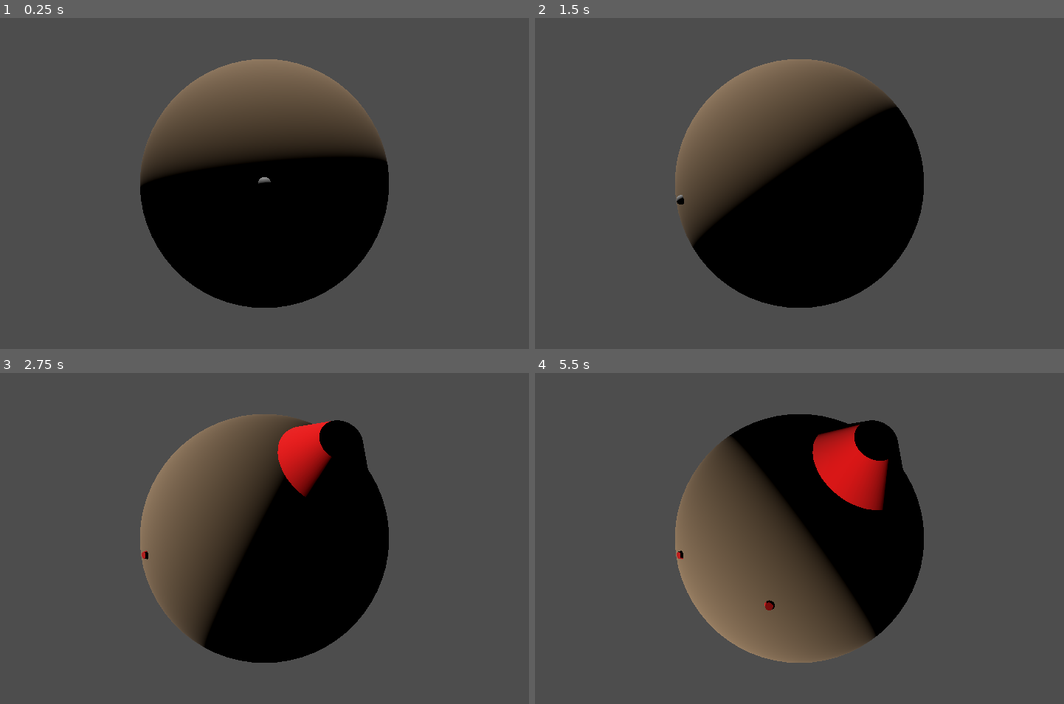
Above: before the commit, frames 1-4 (two rows, left to right).
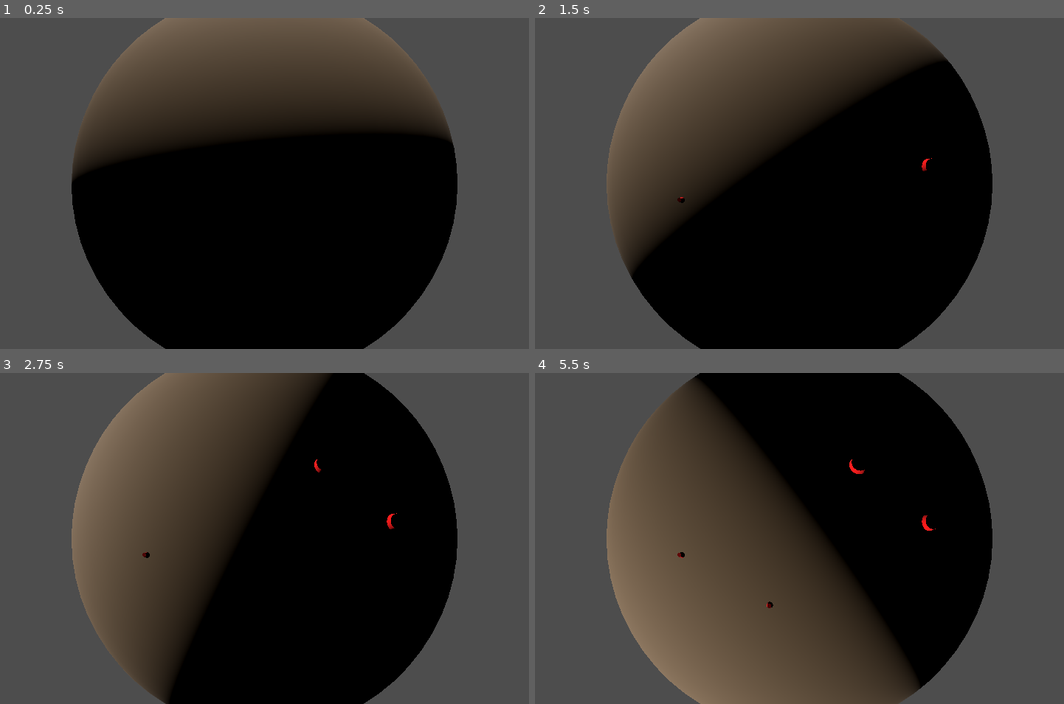
Above: after the commit, the same moments.

Repository: ShadowCurse/gmtk_2024
Game: Godot game, scene res://solar_system.tscn
Same seed, same stepped clock (60 frames per second), same inputs: the game is played once before the commit and once after it.
Inputs (mouse positions are in pixels of both pictures, inside the frame that each line leads up to):
- Up to frame 1 (0.25 s): no input
- Up to frame 2 (1.5 s): move the mouse to (931, 166) at 0.52 s; tap W (place_hub) at 0.6 s; click (931, 166) at 0.67 s; move the mouse to (683, 200) at 1.27 s; tap Q (place_resource) at 1.35 s; click (683, 200) at 1.42 s
- Up to frame 3 (2.75 s): move the mouse to (322, 465) at 2.02 s; tap W (place_hub) at 2.1 s; click (322, 465) at 2.17 s
- Up to frame 4 (5.5 s): move the mouse to (767, 604) at 2.77 s; tap Q (place_resource) at 2.85, 4.35 s; click (767, 604) at 2.92 s; move the mouse to (974, 588) at 3.52 s; tap W (place_hub) at 3.6, 5.1 s; click (974, 588) at 3.67 s; move the mouse to (624, 488) at 4.27 s; click (624, 488) at 4.42 s; move the mouse to (831, 538) at 5.02 s; click (831, 538) at 5.17 s

The runs differ from the first frame. In frame 1, 40% of the frame differs, in the area x 13-87%, y 0-100%; in frame 2, 41%; in frame 3, 42%; in frame 4, 39%.

Commit message:
update size of objects

Diff:
--- a/hub.tscn
+++ b/hub.tscn
@@ -3,7 +3,9 @@
 [ext_resource type="Script" path="res://hub.gd" id="1_5l4hg"]
 
 [sub_resource type="CylinderMesh" id="CylinderMesh_sjeqg"]
-bottom_radius = 2.0
+top_radius = 2.0
+bottom_radius = 2.5
+height = 3.0
 
 [sub_resource type="StandardMaterial3D" id="StandardMaterial3D_eh3hh"]
 
--- a/planet.gd
+++ b/planet.gd
@@ -5,18 +5,18 @@
 @export var resource_hub_scene: PackedScene
 
 @export var axis_rotation_speed: float = 0.1
-@export var camera_speed: float = 0.005
+@export var camera_speed: float = 0.001
 @export var camera_follow_speed: float = 40.0
-@export var camera_zoom_speed: float = 0.5
-@export var camera_distance: float = 10.0
-@export var camera_max_distance: float = 50.0
-@export var camera_min_distance: float = 6.0
+@export var camera_zoom_speed: float = 5.0
+@export var camera_distance: float = 150.0
+@export var camera_max_distance: float = 500.0
+@export var camera_min_distance: float = 120.0
 
 @onready var planet_mesh: MeshInstance3D = $planet_mesh
 @onready var camera_3d: Camera3D = $Camera3D
 @onready var debug_cursor = $debug_cursor
 
-var planet_radius: float = 0.5
+var planet_radius: float = 100.0
 var mouse_input: Vector2
 
 var camera_theta: float = 0.0
@@ -53,7 +53,7 @@
 
 	var desc = pow(ray_direction.dot(ray_origin - planet_mesh.global_position), 2) \
 	 		 - pow((ray_origin - planet_mesh.global_position).length(), 2) \
-			 + pow(planet_mesh.scale.x * planet_radius, 2)
+			 + pow(planet_radius, 2)
 	if desc >= 0.0:
 		#var d1 = -ray_direction.dot(ray_origin - planet_mesh.global_position) + sqrt(desc)
 		var d2 = -ray_direction.dot(ray_origin - planet_mesh.global_position) - sqrt(desc)
@@ -82,11 +82,11 @@
 
 func _unhandled_input(event)-> void:
 	if Input.is_mouse_button_pressed(MOUSE_BUTTON_WHEEL_UP):
-		camera_distance -= 0.5
+		camera_distance -= camera_zoom_speed
 		if camera_distance < camera_min_distance:
 			camera_distance = camera_min_distance
 	if Input.is_mouse_button_pressed(MOUSE_BUTTON_WHEEL_DOWN):
-		camera_distance += 0.5
+		camera_distance += camera_zoom_speed
 		if camera_max_distance < camera_distance:
 			camera_distance = camera_max_distance
 
--- a/planet.tscn
+++ b/planet.tscn
@@ -5,6 +5,8 @@
 [ext_resource type="PackedScene" uid="uid://c1c8vwy6pw21f" path="res://hub.tscn" id="3_7mvm5"]
 
 [sub_resource type="SphereMesh" id="SphereMesh_h2q1y"]
+radius = 100.0
+height = 200.0
 
 [sub_resource type="StandardMaterial3D" id="StandardMaterial3D_a0vee"]
 albedo_color = Color(0.60349, 0.491257, 0.364056, 1)
@@ -17,7 +19,6 @@
 resource_hub_scene = ExtResource("3_7mvm5")
 
 [node name="planet_mesh" type="MeshInstance3D" parent="."]
-transform = Transform3D(10, 0, 0, 0, 10, 0, 0, 0, 10, 0, 0, 0)
 mesh = SubResource("SphereMesh_h2q1y")
 surface_material_override/0 = SubResource("StandardMaterial3D_a0vee")
 
--- a/resource_point.tscn
+++ b/resource_point.tscn
@@ -2,9 +2,8 @@
 
 [ext_resource type="Script" path="res://resource_point.gd" id="1_2mhy5"]
 
-[sub_resource type="CylinderMesh" id="CylinderMesh_gcggm"]
-bottom_radius = 0.8
-height = 1.0
+[sub_resource type="CylinderMesh" id="CylinderMesh_awvo5"]
+bottom_radius = 1.0
 
 [sub_resource type="StandardMaterial3D" id="StandardMaterial3D_6f8tp"]
 
@@ -12,6 +11,5 @@
 script = ExtResource("1_2mhy5")
 
 [node name="MeshInstance3D" type="MeshInstance3D" parent="."]
-transform = Transform3D(0.2, 0, 0, 0, 0.2, 0, 0, 0, 0.2, 0, 0, 0)
-mesh = SubResource("CylinderMesh_gcggm")
+mesh = SubResource("CylinderMesh_awvo5")
 surface_material_override/0 = SubResource("StandardMaterial3D_6f8tp")
--- a/solar_system.tscn
+++ b/solar_system.tscn
@@ -10,7 +10,7 @@
 [node name="sun" parent="." instance=ExtResource("1_2v0qv")]
 
 [node name="planet" parent="." instance=ExtResource("2_a8n8s")]
-transform = Transform3D(1, 0, 0, 0, 1, 0, 0, 0, 1, 1000, 0, 0)
+transform = Transform3D(1, 0, 0, 0, 1, 0, 0, 0, 1, 2000, 0, 0)
 
 [node name="DirectionalLight3D" type="DirectionalLight3D" parent="."]
 transform = Transform3D(-4.37114e-08, 0, -1, 0, 1, 0, 1, 0, -4.37114e-08, 0, 0, 0)
--- a/sun.tscn
+++ b/sun.tscn
@@ -3,6 +3,8 @@
 [ext_resource type="Script" path="res://sun.gd" id="1_jlxi4"]
 
 [sub_resource type="SphereMesh" id="SphereMesh_dmj8h"]
+radius = 150.0
+height = 300.0
 
 [sub_resource type="StandardMaterial3D" id="StandardMaterial3D_oh203"]
 albedo_color = Color(0.70469, 0.240635, 0, 1)
@@ -13,6 +15,5 @@
 script = ExtResource("1_jlxi4")
 
 [node name="MeshInstance3D" type="MeshInstance3D" parent="."]
-transform = Transform3D(50, 0, 0, 0, 50, 0, 0, 0, 50, 0, 0, 0)
 mesh = SubResource("SphereMesh_dmj8h")
 surface_material_override/0 = SubResource("StandardMaterial3D_oh203")
